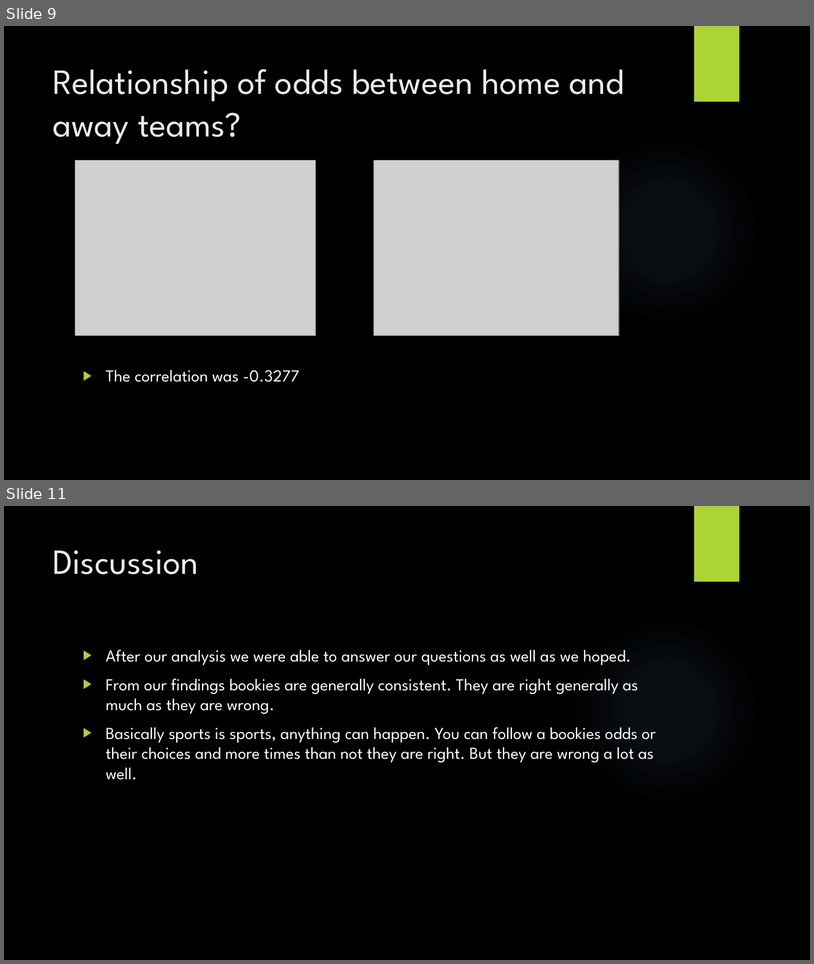
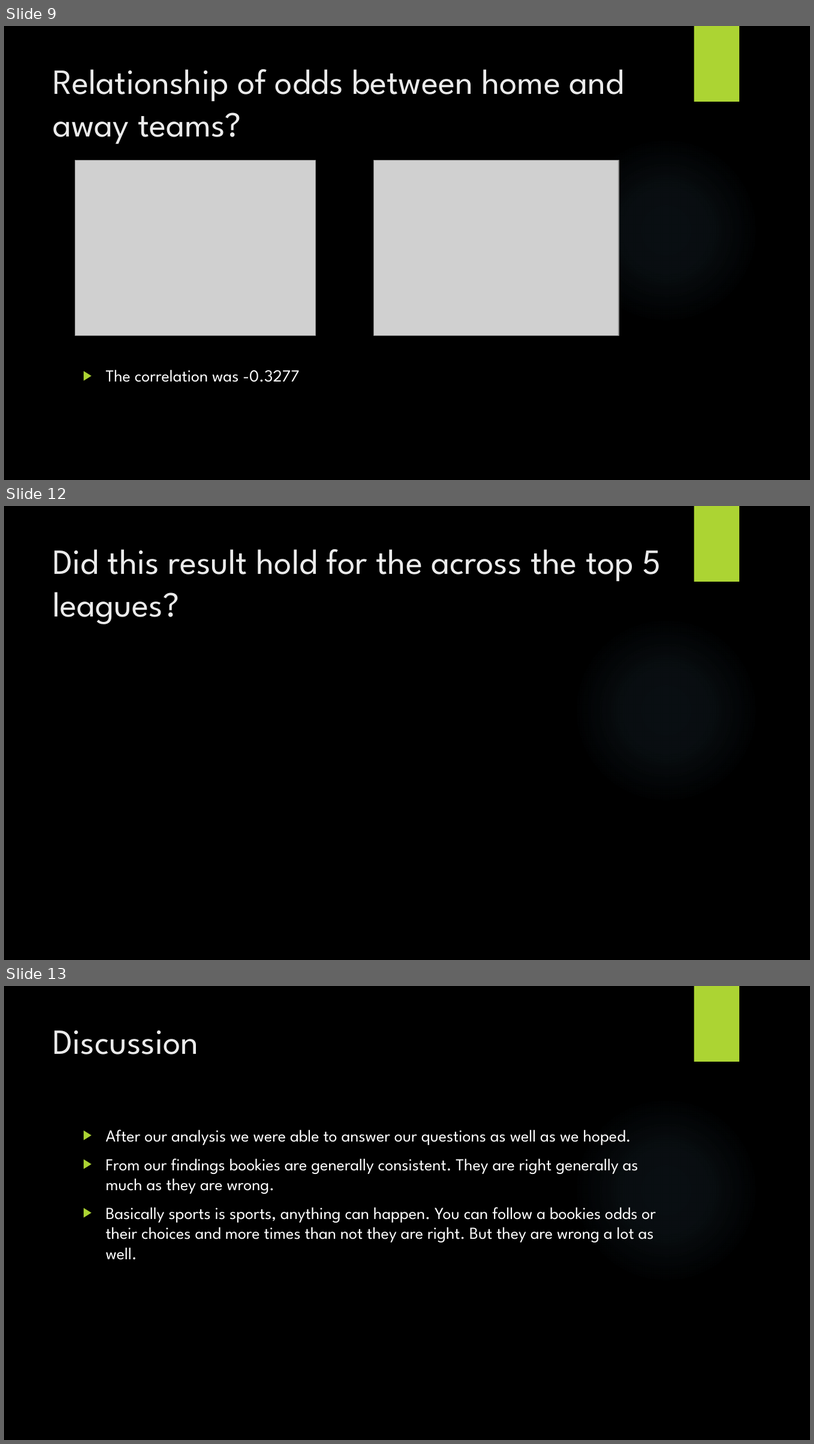
Before and after one commit to samerarbaji/project1, a slide deck: Cleansing/Project1/Sports Betting.pptx. Shown one above the other, each under a label of ours: slides 9 and 11 before the commit, slides 9, 12 and 13 after it; the slides between them are not shown. The pictures are 814x964 and 814x1444 pixels, drawn with LibreOffice and Linux fonts; fonts in the diff are those of the drawing; grey boxes stand for pictures; background and template pictures are left out. Boxes give left, top, right and bottom in pixels: in the first picture for what was removed or moved away, otherwise in the second. Text is boxed around its words. In the diff, an @@ line names an element or a change of style, - is before the commit and + after.

```diff
--- a/Cleansing/Project1/Sports Betting.pptx
+++ b/Cleansing/Project1/Sports Betting.pptx
@@ slide 12 added at (4, 506, 810, 960), background picture (left out); not listed: 2 template elements that a slide beside it also shows @@
@@ title added at (53, 549, 662, 624), 42 pt, text #EBEBEB @@
+Did this result hold for the across the top 5 leagues?
@@ what was slide 11 is now slide 13 @@
```
Also in this commit, not shown: 2 other slides added, 1 slide removed, 1 other file.
